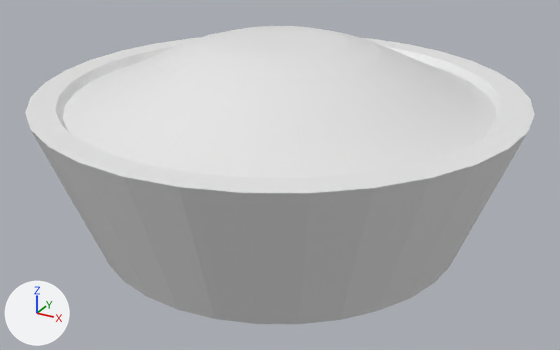
A saved change to the Blender file Blendfiles/Pie.blend.
Before and after are seen from a camera (50 mm lens) standing at (2.87, -5.22, 3.07) and looking at (0.06, -0.11, 0.52). Every picture has the same lights, and +X, +Y and +Z are marked at lower left.

The scene before the commit, as lines of its bpy script (objects in view):
```python
me_circle = bpy.data.meshes.new('Circle')
me_circle.from_pydata(...)  # 224 vertices, 193 faces; spans x -1.0..1.0, y -1.0..1.0, z 0.04..0.33
me_cylinder = bpy.data.meshes.new('Cylinder')
me_cylinder.from_pydata(...)  # 128 vertices, 98 faces; spans x -1.95..1.95, y -1.95..1.95, z -1.0..0.2
ob_cylinder = bpy.data.objects.new('Cylinder', me_cylinder)
ob_cylinder.location = (0.0, 0.0, 1.0)
ob_filling = bpy.data.objects.new('Filling', me_circle)
ob_filling.location = (0.0, 0.0, 1.05)
ob_filling.scale = (1.73, 1.73, 1.73)
```
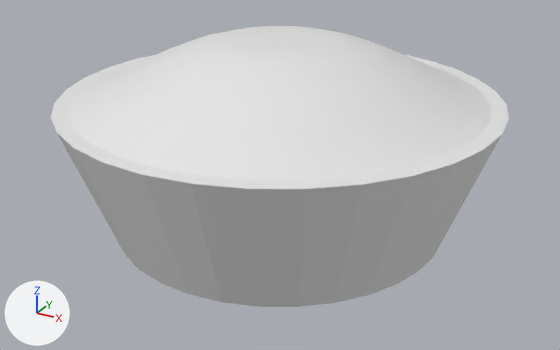
Pixel boxes (x1, y1, x2, y2) of what changed, in the pictures (560 x 350 px):
```json
{"object": "Filling", "change": "reshaped", "before": [63, 26, 497, 178], "after": [51, 26, 509, 307], "on screen": "84% taller"}
{"object": "Cylinder", "change": "deleted", "before": [25, 38, 535, 324]}
{"part": 1, "of": "me_circle", "change": "added", "after": [51, 54, 509, 307]}
```

Edits to the scene script, one JSON object a line:
```json
{"op": "add", "block": "mat_crust", "code": ["mat_crust = principled_material('Crust')", "mat_crust.base_color = (0.8, 0.8, 0.8)  # white #e7e7e7"]}
{"op": "add", "block": "mat_containter", "code": ["mat_containter = principled_material('Containter')", "mat_containter.base_color = (0.8, 0.8, 0.8)  # white #e7e7e7"]}
{"block": "me_circle", "where": "# used by ob_filling; location = (0.0, 0.0, 1.05); scale = (1.73, 1.73, 1.73)"}
{"op": "remove", "block": "me_circle", "code": "me_circle.from_pydata(...)  # 224 vertices, 193 faces; spans x -1.0..1.0, y -1.0..1.0, z 0.04..0.33"}
{"op": "add", "block": "me_circle", "code": "me_circle.from_pydata(...)  # 352 vertices, 291 faces; spans x -1.03..1.03, y -1.03..1.03, z -0.58..0.33"}
{"block": "me_circle", "change": "me_circle part 1: a new loose piece of 128 vertices spanning x -1.03..1.03, y -1.03..1.03, z -0.58..0.06, in mat_containter (white #e7e7e7)"}
{"op": "add", "block": "me_circle", "code": "me_circle.materials.append(mat_crust)  # white #e7e7e7"}
{"op": "add", "block": "me_circle", "code": "me_circle.materials.append(mat_containter)  # white #e7e7e7"}
{"op": "remove", "block": "ob_cylinder", "code": ["ob_cylinder = bpy.data.objects.new('Cylinder', me_cylinder)", "ob_cylinder.location = (0.0, 0.0, 1.0)"]}
```
